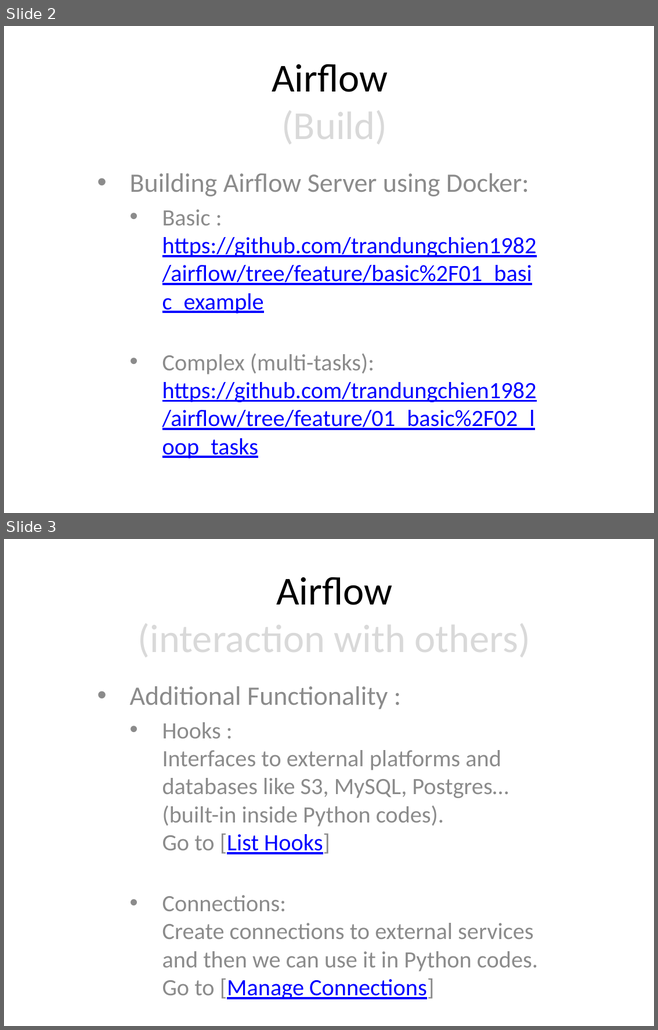
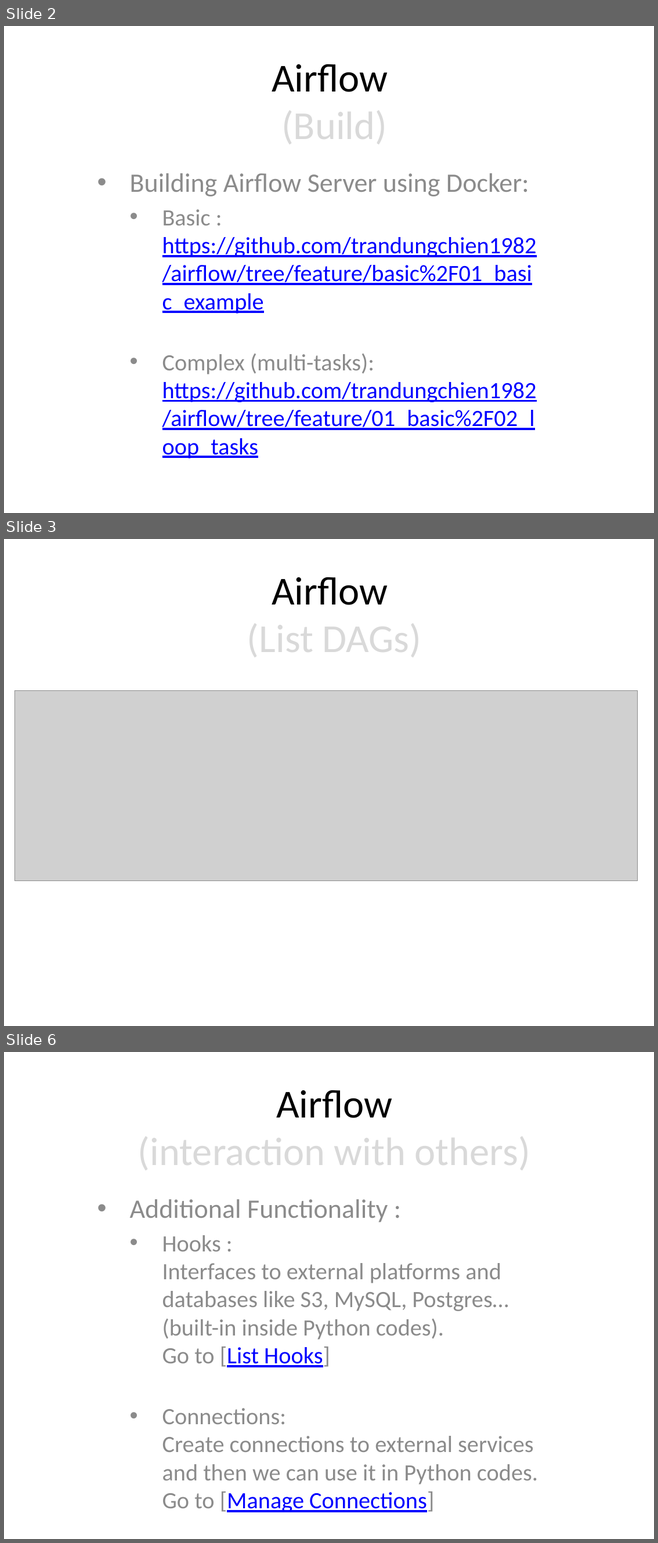
Before and after one commit to trandungchien1982/airflow, a slide deck: 01.Airflow_Basic.pptx. Shown one above the other, each under a label of ours: slides 2 and 3 before the commit, slides 2, 3 and 6 after it; the slides between them are not shown. The pictures are 658x1030 and 658x1543 pixels, drawn with LibreOffice and Linux fonts; fonts in the diff are those of the drawing; grey boxes stand for pictures. Boxes give left, top, right and bottom in pixels: in the first picture for what was removed or moved away, otherwise in the second. Text is boxed around its words. In the diff, an @@ line names an element or a change of style, - is before the commit and + after.

Commit message:
Add some screenshots in Airflow UI

```diff
--- a/01.Airflow_Basic.pptx
+++ b/01.Airflow_Basic.pptx
@@ slide 3 added at (4,539,654,1026), background #FFFFFF @@
@@ title added at (247,577,421,663), 44 pt, text #D9D9D9 @@
+Airflow
+(List DAGs)
@@ picture added at (15,690,637,881) @@
@@ what was slide 3 is now slide 6 @@
```
Also in this commit, not shown: 2 other slides added.
